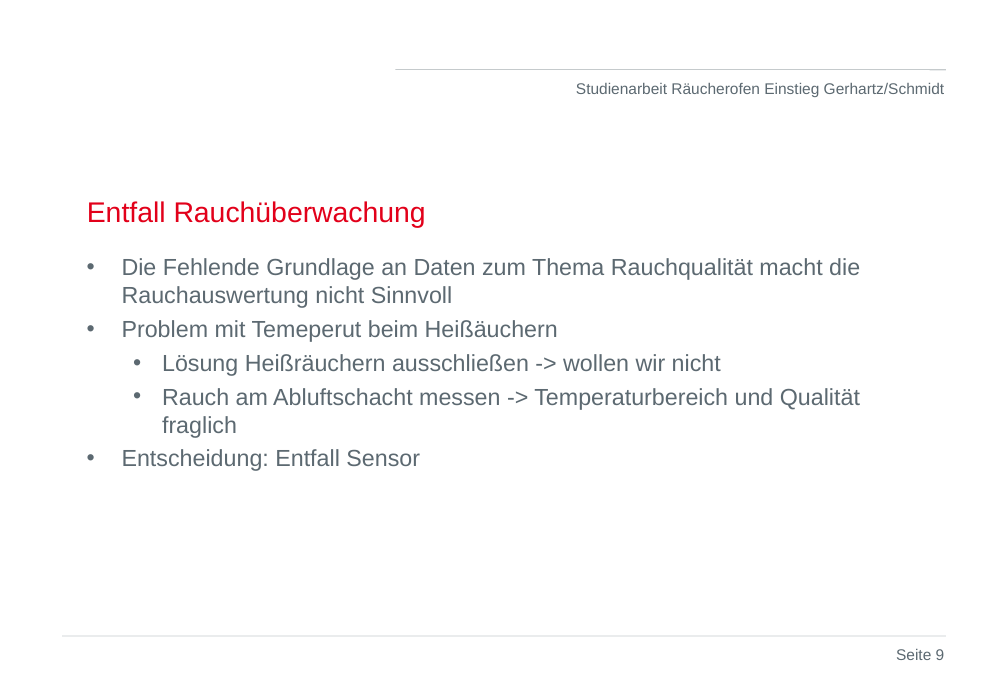
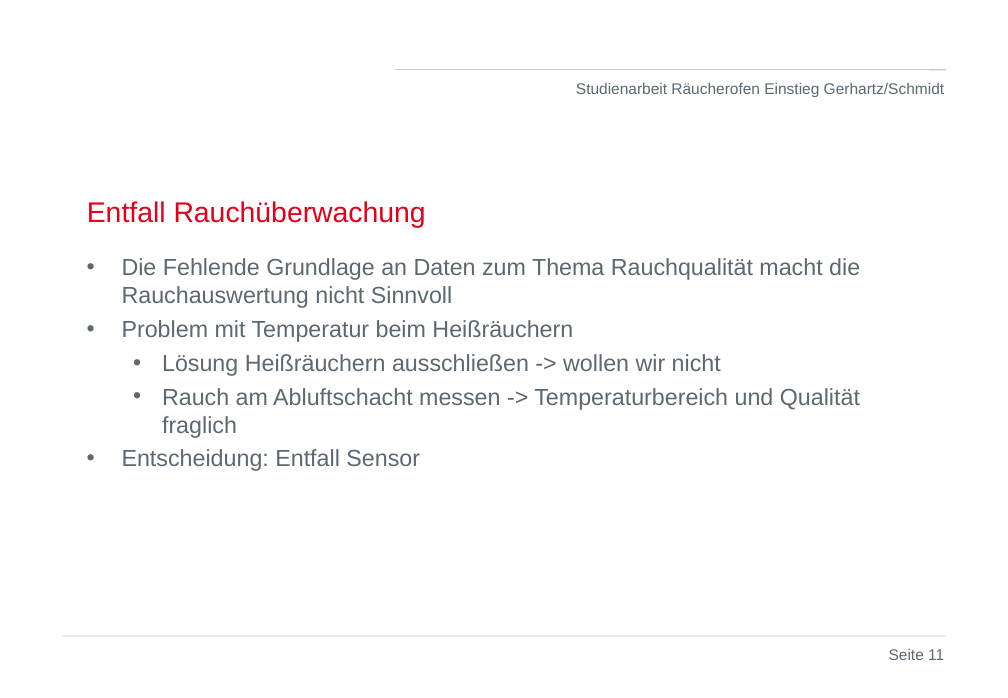
Before and after one commit to stege00/Raeucherofen, a slide deck: slide 11 of 05_Dokumente_DHBW/Präsentationen/KW43_2021_Studienarbeit_Gerhartz_Schmidt_Recherche_Sensoren.ppt (slide 9 before the commit). Drawn at 1008x698 pixels with LibreOffice and Linux fonts; fonts in the diff are those of the drawing; background and template pictures are left out. Boxes give left, top, right and bottom in pixels: in the first picture for what was removed or moved away, otherwise in the second. Text is boxed around its words. In the diff, an @@ line names an element or a change of style, - is before the commit and + after.

```diff
--- a/05_Dokumente_DHBW/Präsentationen/KW43_2021_Studienarbeit_Gerhartz_Schmidt_Recherche_Sensoren.ppt
+++ b/05_Dokumente_DHBW/Präsentationen/KW43_2021_Studienarbeit_Gerhartz_Schmidt_Recherche_Sensoren.ppt
@@ text at bbox=[122, 320, 573, 342]: text changed @@
-• Problem mit Temeperut beim Heißäuchern
+• Problem mit Temperatur beim Heißräuchern
@@ page number at bbox=[889, 649, 944, 660]: text changed @@
-Seite 9
+Seite 11
```
Also in this commit, not shown: 1 other slide changed, 2 slides added.
